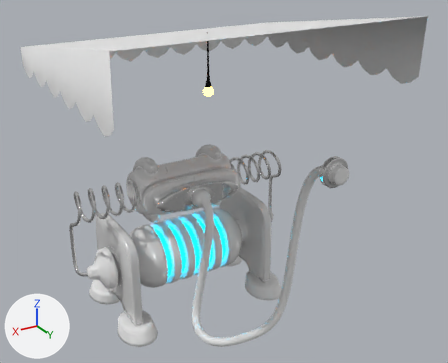
An edit to the glTF model public/models/generator.glb, drawn before and after from the same camera.
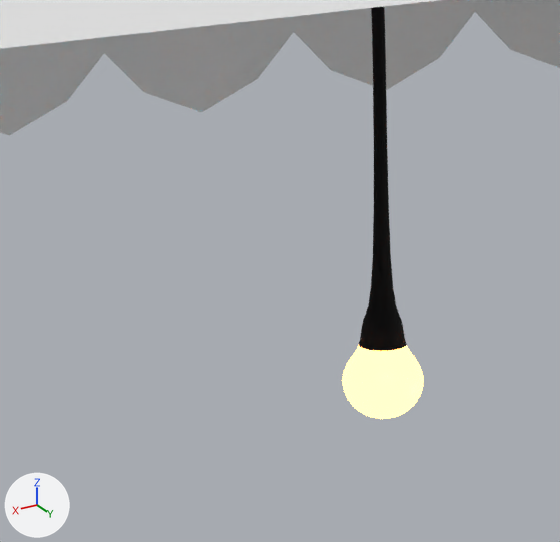
The first picture shows the older version from a 50 mm camera at (0.91, 1.123, 2.039) aimed at (-0.844, -1.801, 0.577). The close-ups show the older and then the newer version on the part from 35% to 52% of the width and 11% to 31% of the height of that picture. Only the edits that show in the close-ups are written down. The axes (+X, +Y, +Z) are drawn at lower left. The lights are the same throughout. Where no turn or scale is listed for an object, it has been applied to the vertices. Vertices at exactly the same position are counted once.
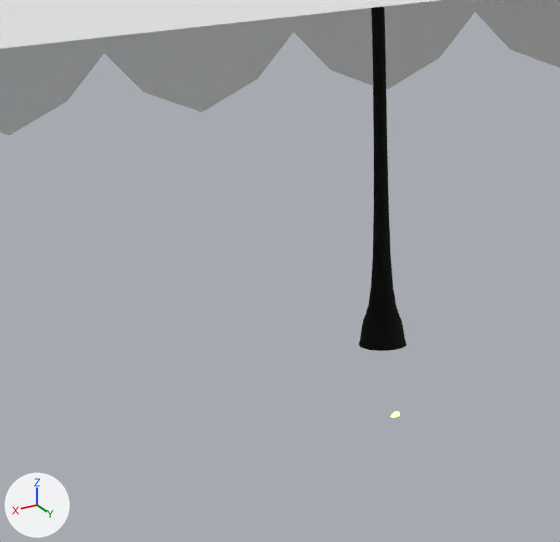
Where the change shows, as pixel boxes (x1, y1, x2, y2) in the close-ups (560 x 542 px):
```json
{"object": "Cube016_2", "change": "reshaped", "before": [342, 345, 424, 419], "after": [391, 411, 400, 418]}
{"part": 1, "of": "me_mesh_2", "change": "deleted", "before": [342, 345, 424, 419]}
```

The change, as JSON lines over the scene's bpy script:
```json
{"block": "me_mesh_2", "where": "# used by ob_cube016_2; location = (-0.7065, -2.0774, 0.0434)"}
{"op": "remove", "block": "me_mesh_2", "code": "me_mesh_2.from_pydata(...)  # 469 vertices, 912 faces; spans x -0.0781..-0.017, y 0.2282..0.2895, z 1.0645..1.1203"}
{"op": "add", "block": "me_mesh_2", "code": "me_mesh_2.from_pydata(...)  # 17 vertices, 20 faces; spans x -0.0607..-0.0507, y 0.2556..0.2713, z 1.0648..1.0666"}
{"block": "me_mesh_2", "change": "me_mesh_2 part 1: 452 vertices removed from x -0.0781..-0.017, y 0.2282..0.2895, z 1.0645..1.1203"}
```
